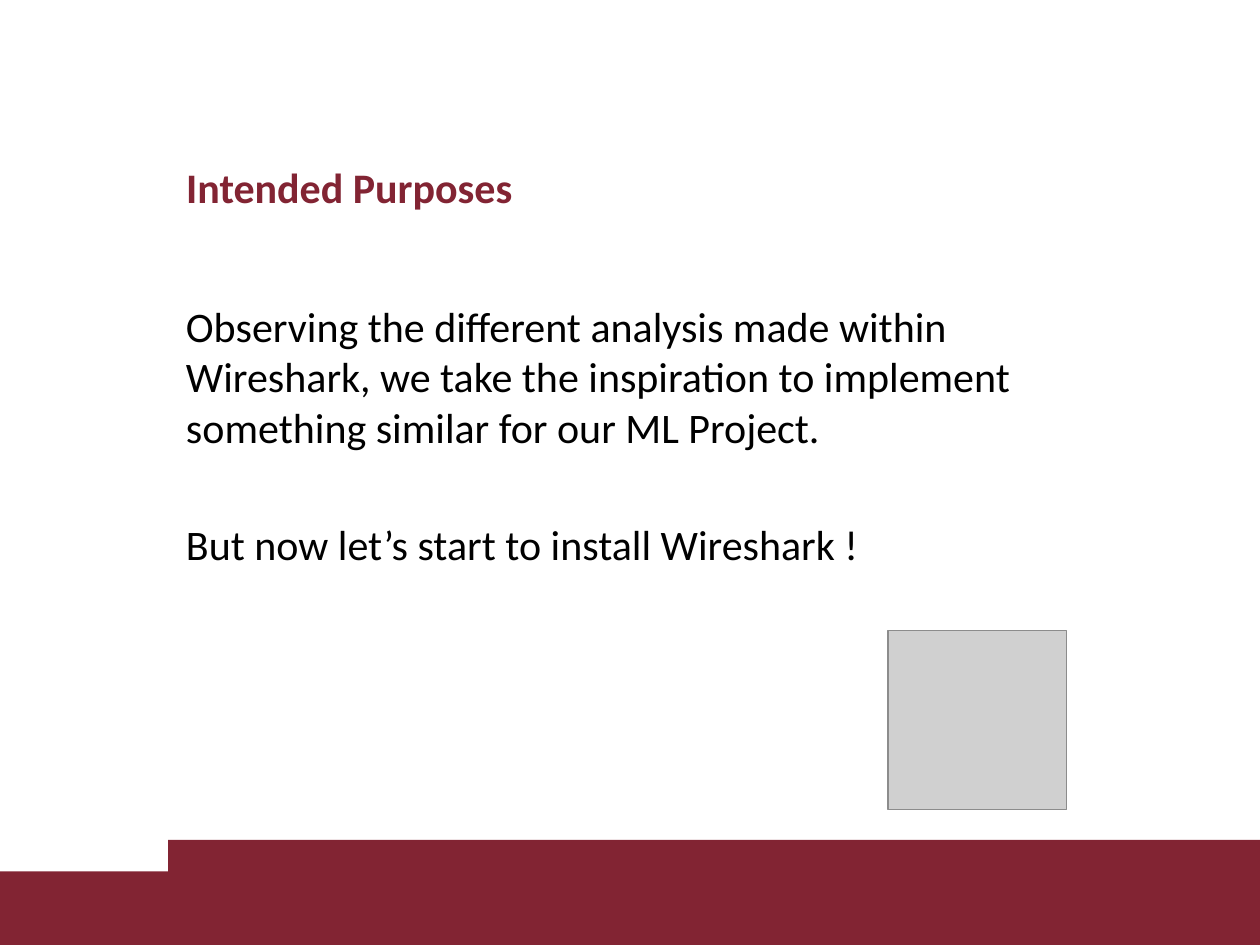
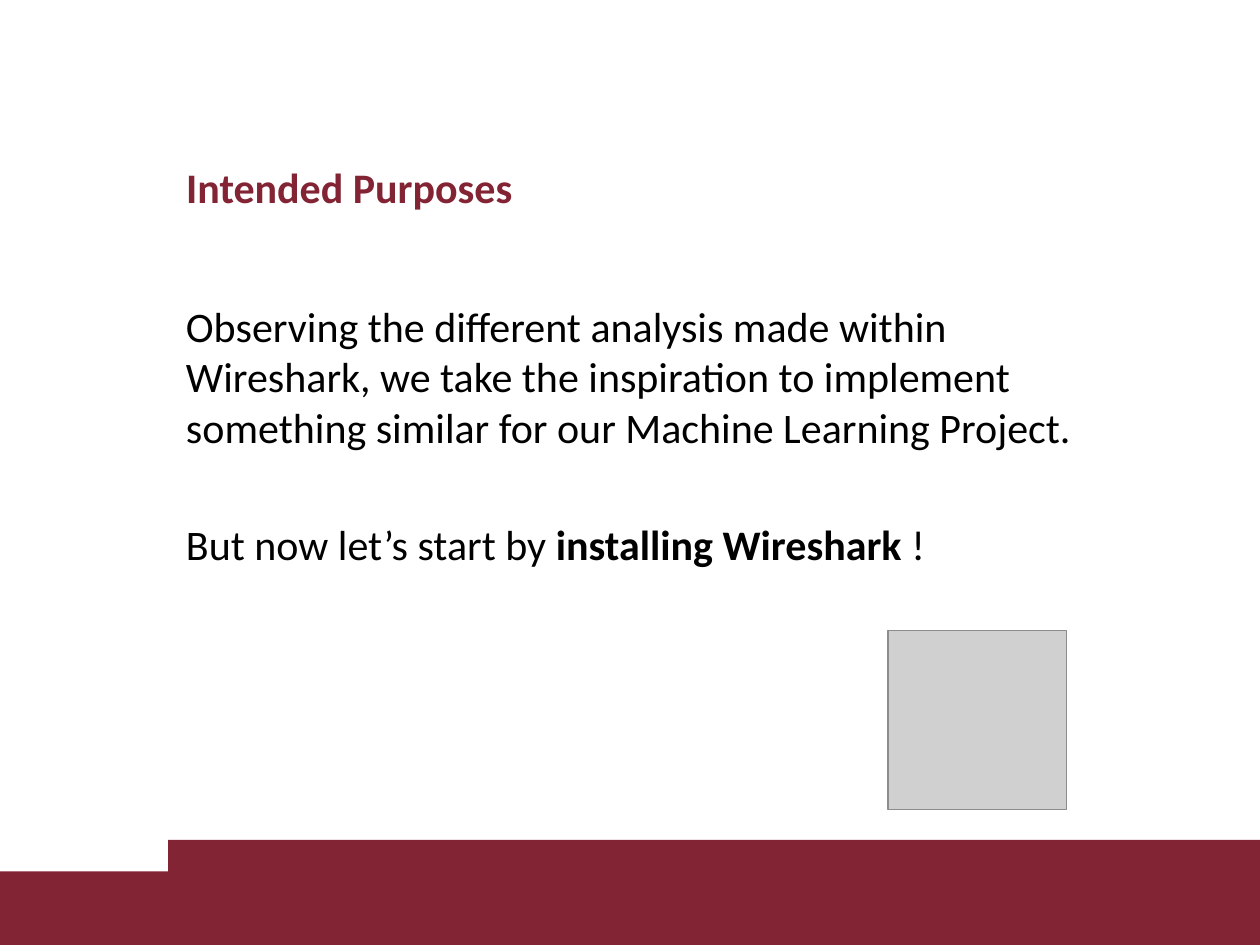
Before and after one commit to davaureli/NBD_LabSession, a slide deck: slide 18 of Lecture 1/Lecture 1.pptx. Drawn at 1260x945 pixels with LibreOffice and Linux fonts; fonts in the diff are those of the drawing; grey boxes stand for pictures; background and template pictures are left out. Boxes give left, top, right and bottom in pixels: in the first picture for what was removed or moved away, otherwise in the second. Text is boxed around its words. In the diff, an @@ line names an element or a change of style, - is before the commit and + after.

```diff
--- a/Lecture 1/Lecture 1.pptx
+++ b/Lecture 1/Lecture 1.pptx
@@ text at [186,312,1070,567]: text changed @@
-Observing the different analysis made within Wireshark, we take the inspiration to implement something similar for our ML Project.
-But now let’s start to install Wireshark !
+Observing the different analysis made within Wireshark, we take the inspiration to implement something similar for our Machine Learning Project.
+But now let’s start by installing Wireshark !
```
Also in this commit, not shown: 7 other slides changed, 1 other file.
